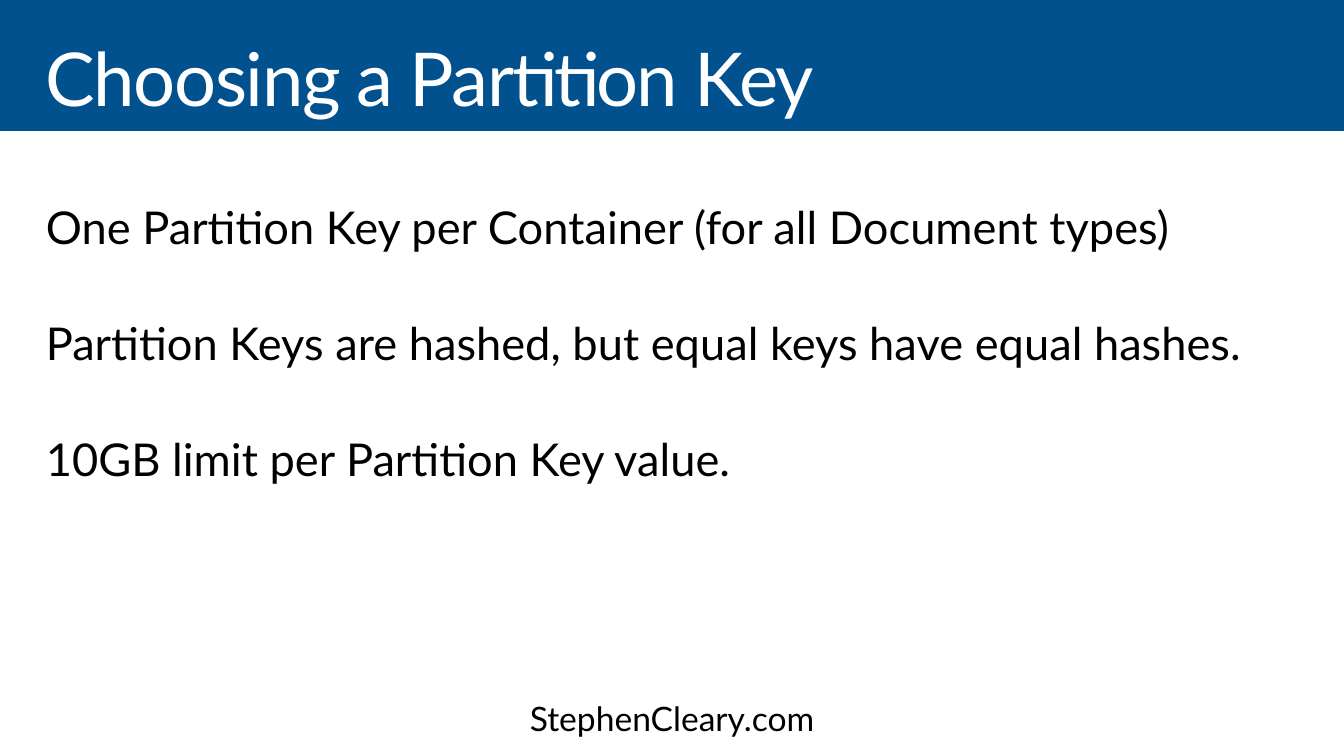
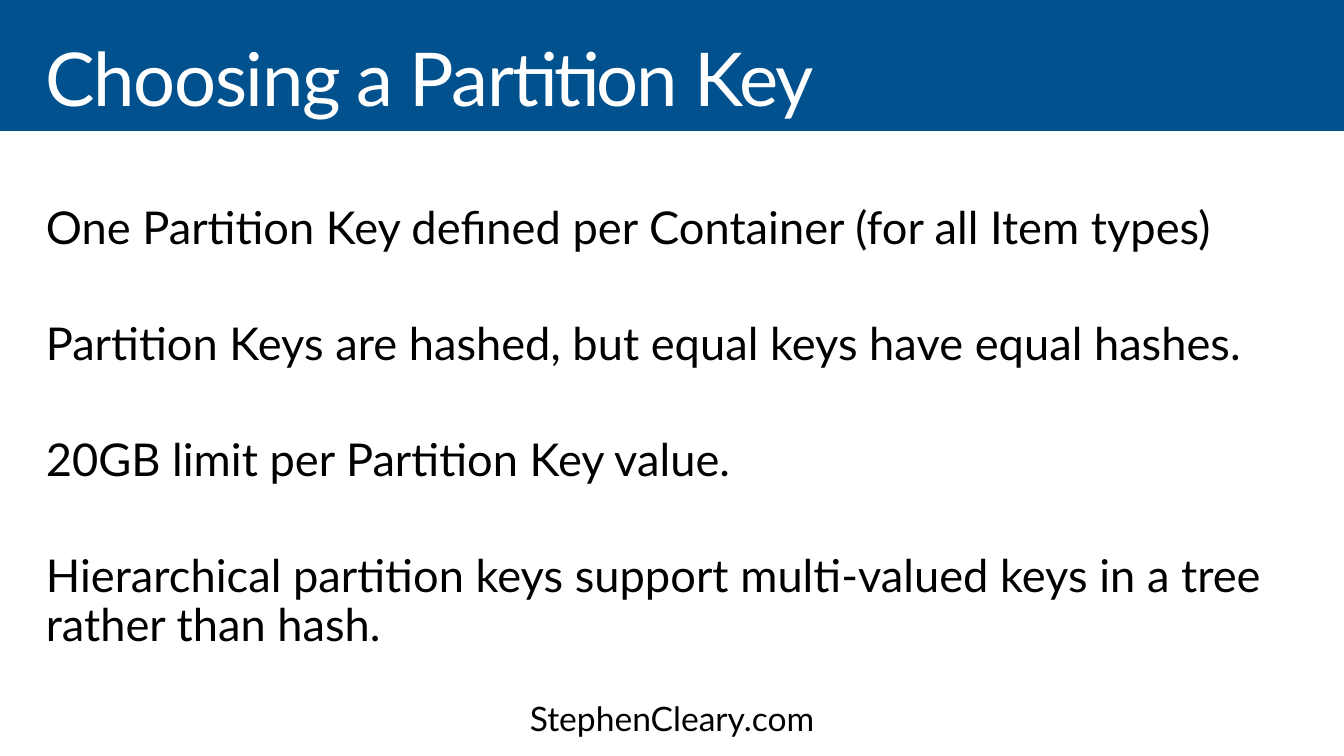
Before and after one commit to StephenCleary/Presentations, a slide deck: slide 37 of CosmosDB/CosmosDB - 16.9.pptx (slide 36 before the commit). Drawn at 1344x756 pixels with LibreOffice and Linux fonts; fonts in the diff are those of the drawing. Boxes give left, top, right and bottom in pixels: in the first picture for what was removed or moved away, otherwise in the second. Text is boxed around its words. In the diff, an @@ line names an element or a change of style, - is before the commit and + after.

```diff
--- a/CosmosDB/CosmosDB - 16.9.pptx
+++ b/CosmosDB/CosmosDB - 16.9.pptx
@@ text at (46,209,1211,252): text changed @@
-One Partition Key per Container (for all Document types)
+One Partition Key defined per Container (for all Item types)
@@ text at (46,442,1261,642): text changed @@
-10GB limit per Partition Key value.
+20GB limit per Partition Key value.
+Hierarchical partition keys support multi-valued keys in a tree rather than hash.
```
Also in this commit, not shown: 23 other slides changed, 3 slides added, 5 other files.
